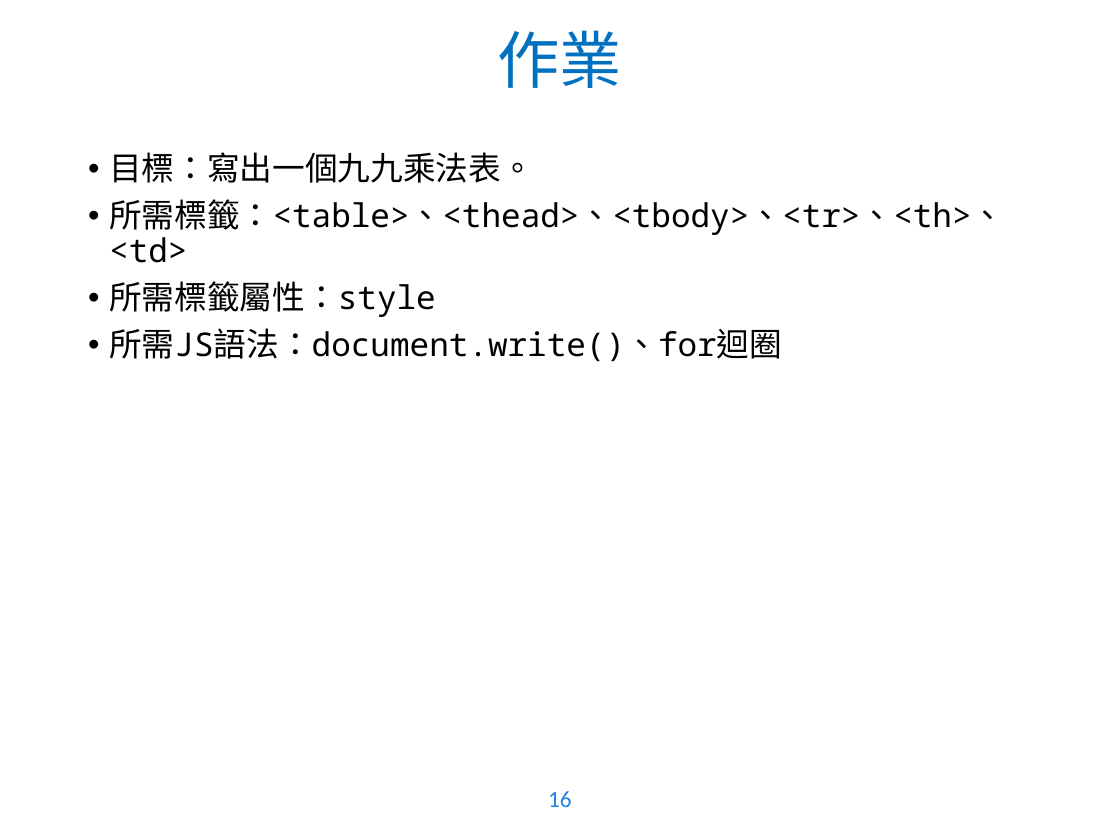
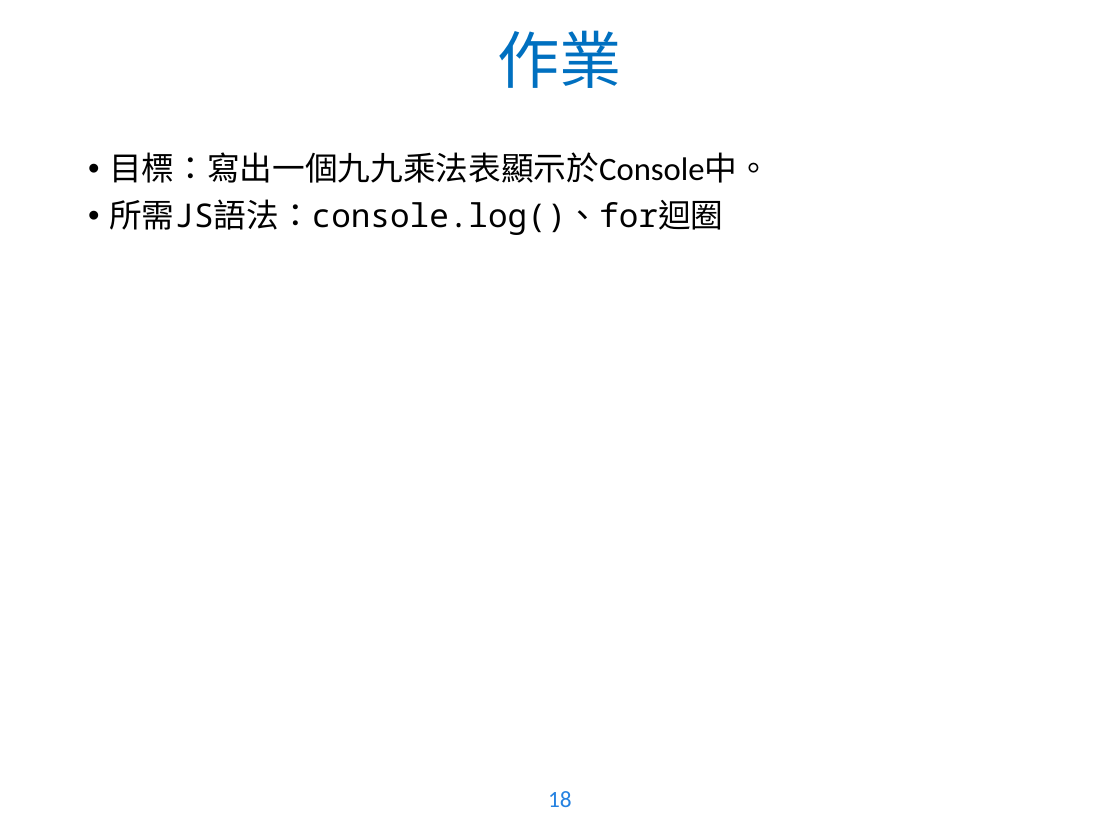
Before and after one commit to WaRTanKE7/WebClubData, a slide deck: slide 18 of 教學簡報/JavaScript - 1.pptx (slide 16 before the commit). Drawn at 1120x840 pixels with LibreOffice and Linux fonts; fonts in the diff are those of the drawing; background and template pictures are left out. Boxes give left, top, right and bottom in pixels: in the first picture for what was removed or moved away, otherwise in the second. Text is boxed around its words. In the diff, an @@ line names an element or a change of style, - is before the commit and + after.

Commit message:
ppt update

```diff
--- a/教學簡報/JavaScript - 1.pptx
+++ b/教學簡報/JavaScript - 1.pptx
@@ text at (109, 152, 770, 235): text changed @@
-• 目標：寫出一個九九乘法表。
-• 所需標籤：<table>、<thead>、<tbody>、<tr>、<th>、<td>
-• 所需標籤屬性：style
-• 所需JS語法：document.write()、for迴圈
+• 目標：寫出一個九九乘法表顯示於Console中。
+• 所需JS語法：console.log()、for迴圈
@@ page number at (548, 791, 572, 807): text changed @@
-16
+18
```
Also in this commit, not shown: 2 other slides changed, 3 slides added, 1 slide removed.
